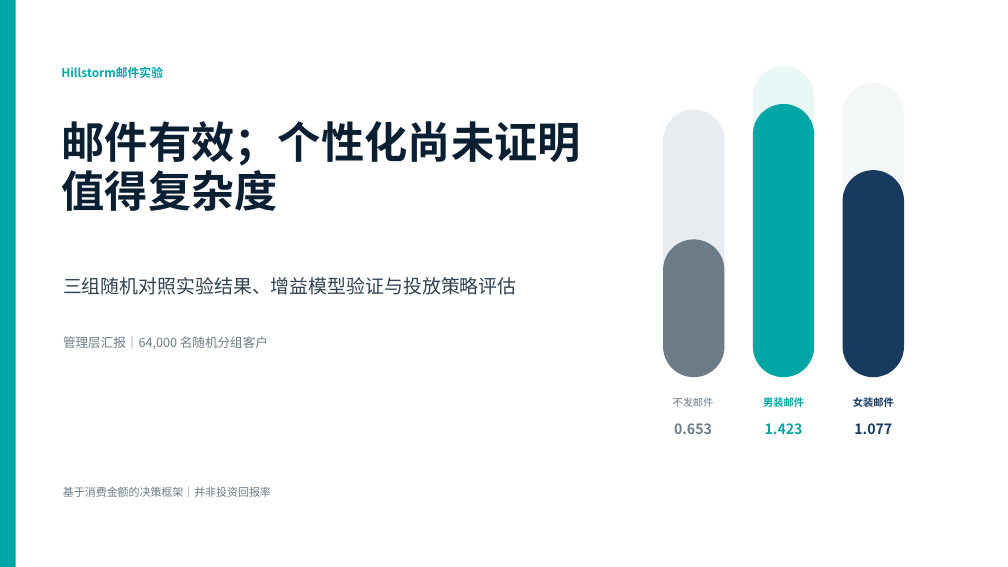
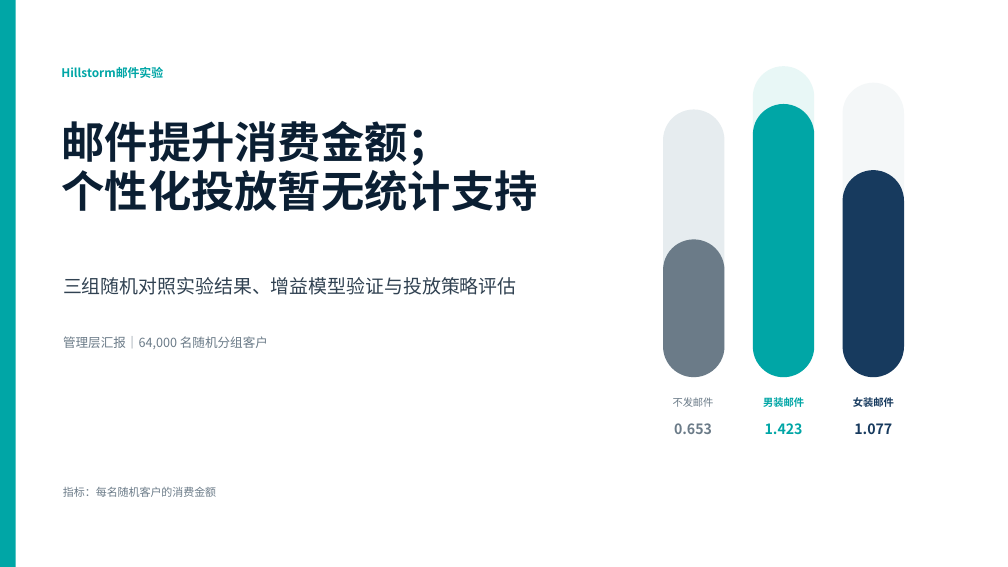
Before and after one commit to TangsBigPiggy/Resume-ShowCases, a slide deck: slide 1 of cases/02 Hillstorm/3.演示文档/3.1 演示文档/Hillstorm邮件实验管理层汇报.pptx. Drawn at 1008x567 pixels with LibreOffice and Linux fonts; fonts in the diff are those of the drawing. Boxes give left, top, right and bottom in pixels: in the first picture for what was removed or moved away, otherwise in the second. Text is boxed around its words. In the diff, an @@ line names an element or a change of style, - is before the commit and + after.

```diff
--- a/cases/02 Hillstorm/3.演示文档/3.1 演示文档/Hillstorm邮件实验管理层汇报.pptx
+++ b/cases/02 Hillstorm/3.演示文档/3.1 演示文档/Hillstorm邮件实验管理层汇报.pptx
@@ text at bbox=[61, 121, 537, 211]: text changed @@
-邮件有效；个性化尚未证明
-值得复杂度
+邮件提升消费金额；
+个性化投放暂无统计支持
@@ text at bbox=[63, 487, 216, 497]: text changed @@
-基于消费金额的决策框架｜并非投资回报率
+指标：每名随机客户的消费金额
```
Also in this commit, not shown: 11 other slides changed, 19 other files.
